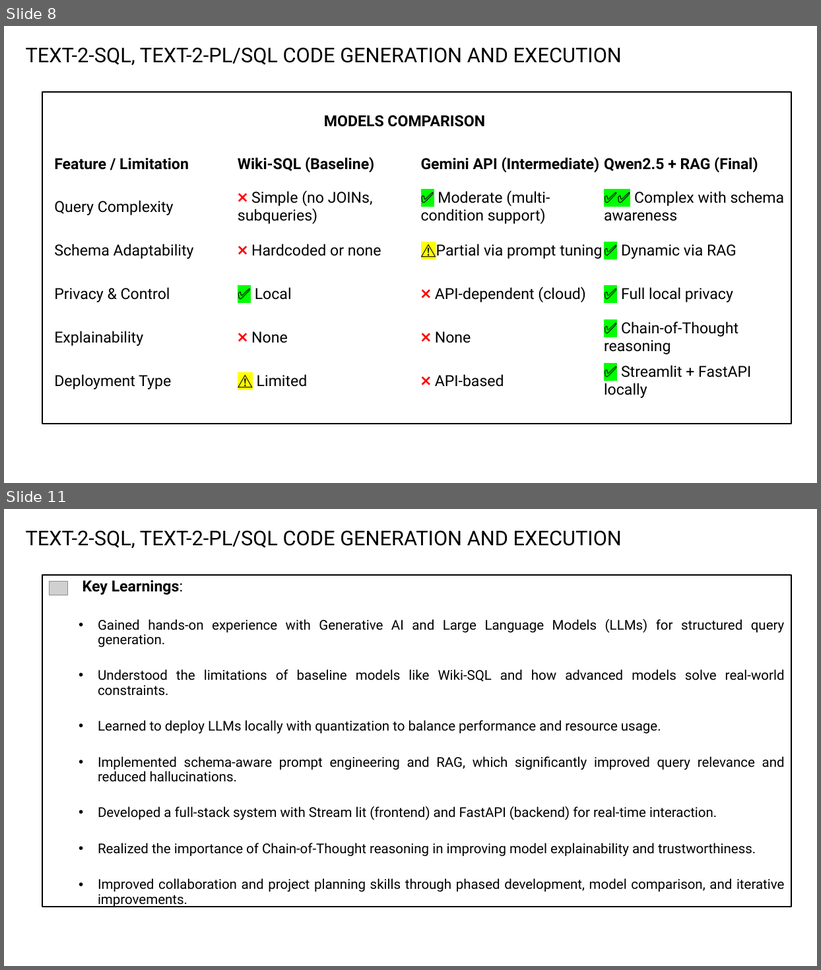
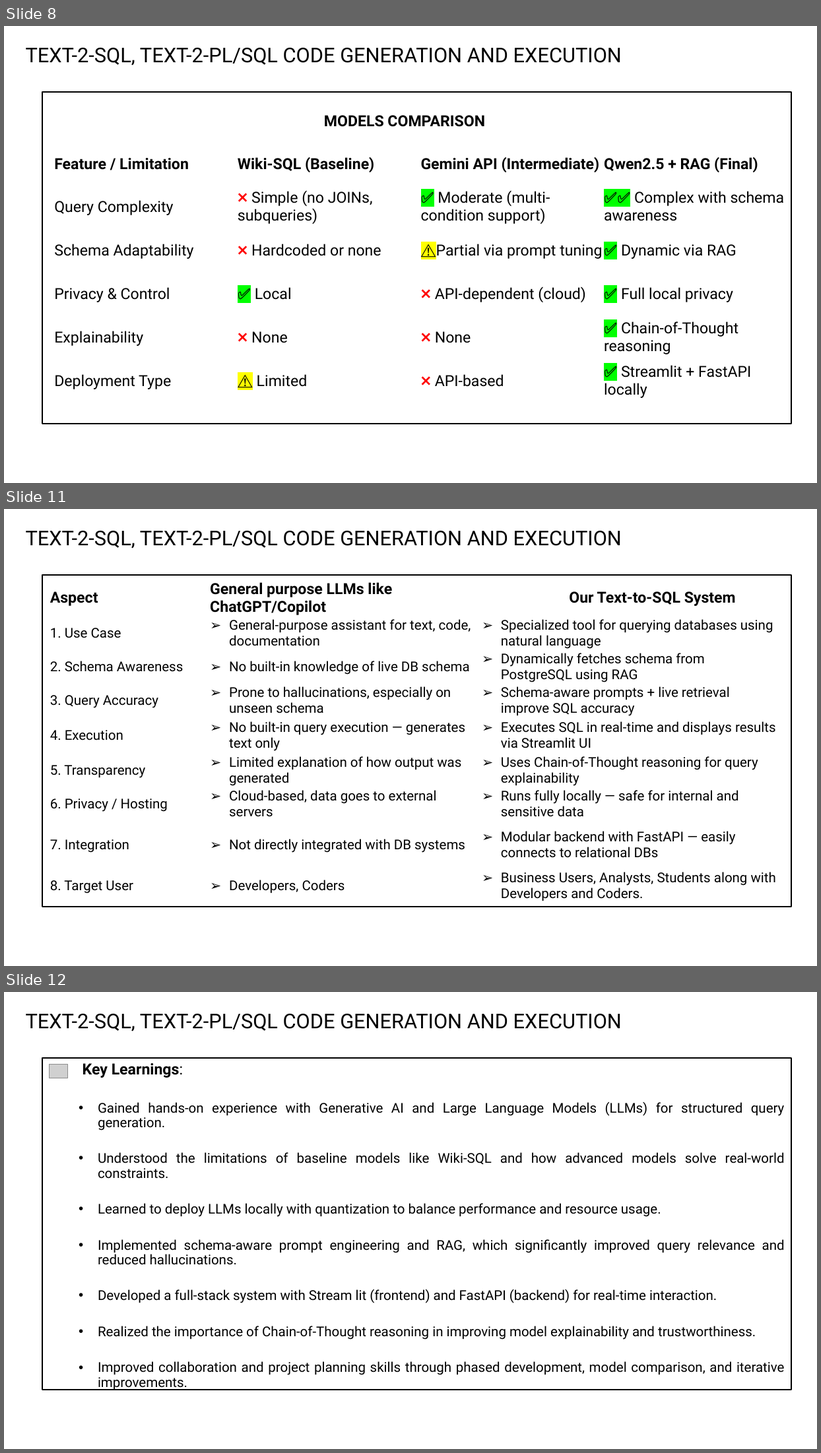
Before and after one commit to Vish2503/Text2SQL-Qwen, a slide deck: CPP Project Final Presentation/Text-To-Sql HPE_CPP_Presentation.pptx. Shown one above the other, each under a label of ours: slides 8 and 11 before the commit, slides 8, 11 and 12 after it; the slides between them are not shown. The pictures are 821x970 and 821x1453 pixels, drawn with LibreOffice and Linux fonts; fonts in the diff are those of the drawing; grey boxes stand for pictures; background and template pictures are left out. Boxes give left, top, right and bottom in pixels: in the first picture for what was removed or moved away, otherwise in the second. Text is boxed around its words. In the diff, an @@ line names an element or a change of style, - is before the commit and + after.

```diff
--- a/CPP Project Final Presentation/Text-To-Sql HPE_CPP_Presentation.pptx
+++ b/CPP Project Final Presentation/Text-To-Sql HPE_CPP_Presentation.pptx
@@ slide 11 added at (4,509,817,966), background #FFFFFF @@
@@ text added at (26,530,622,549), 24 pt, text #000000 @@
+TEXT-2-SQL, TEXT-2-PL/SQL CODE GENERATION AND EXECUTION
@@ rectangle added at (19,558,81,568), fill #FFFFFF, outline #FFFFFF 4.5 pt @@
@@ rectangle added at (30,565,75,569), fill #01A982 @@
@@ rectangle added at (42,575,791,907), outline #000000 1.5 pt @@
@@ table added at (50,579,779,904), 9 rows, 3 columns @@
+Aspect | General purpose LLMs like ChatGPT/Copilot | Our Text-to-SQL System
+1. Use Case | General-purpose assistant for text, code, documentation | Specialized tool for querying databases using natural language
+2. Schema Awareness | No built-in knowledge of live DB schema | Dynamically fetches schema from PostgreSQL using RAG
+3. Query Accuracy | Prone to hallucinations, especially on unseen schema | Schema-aware prompts + live retrieval improve SQL accuracy
+4. Execution | No built-in query execution — generates text only | Executes SQL in real-time and displays results via Streamlit UI
+5. Transparency | Limited explanation of how output was generated | Uses Chain-of-Thought reasoning for query explainability
+6. Privacy / Hosting | Cloud-based, data goes to external servers | Runs fully locally — safe for internal and sensitive data
+7. Integration | Not directly integrated with DB systems | Modular backend with FastAPI — easily connects to relational DBs
+8. Target User | Developers, Coders | Business Users, Analysts, Students along with Developers and Coders.
@@ what was slide 11 is now slide 12 @@
```
Also in this commit, not shown: 1 slide changed.
